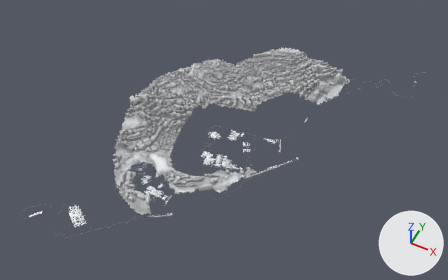
The glTF model public/environments/mc-1929/city.glb: old version first, new version second.
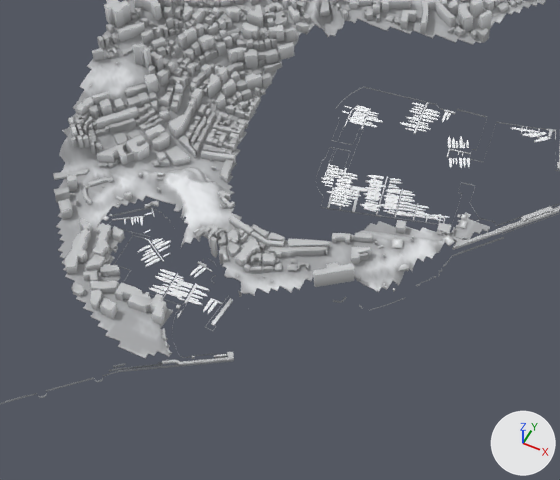
The first picture shows the older version from a camera (50 mm lens) standing at (1410.0, -3217.0, 3875.0) and looking at (-125.0, -146.0, 36.0). The close-ups show the older and then the newer version on the part from 21% to 62% of the width and 35% to 91% of the height of that picture. Only the edits that show in the close-ups are written down. The lights are fixed; the arrows at lower right show +X, +Y and +Z. Where no turn or scale is listed for an object, it has been applied to the vertices. Vertices at exactly the same position are counted once.

The first close-up shows 'building', 'pier', 'prop', 'propDark', 'shore', 'terrain'.
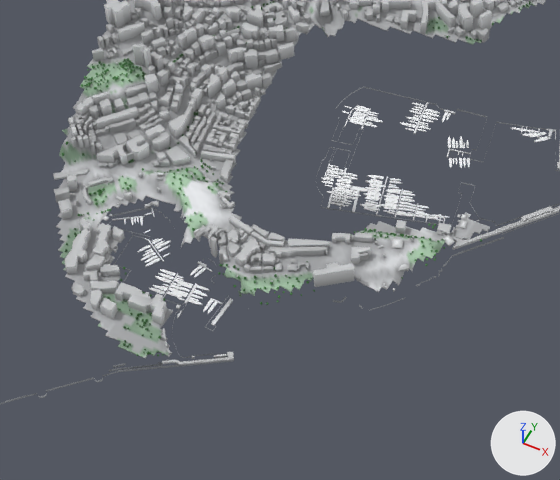
The change, as a list of edits to the scene's bpy script:
```text
Change mat_prop:
    where n0 = _N.new('ShaderNodeBsdfPrincipled'); n0.name = 'Principled BSDF'
    remove n0.inputs[0].default_value = (0.905, 0.922, 0.939, 1.0)  # 'Base Color', white #f4f6f8
    add n2 = _N.new('ShaderNodeMix'); n2.name = 'Mix'
    add n2.data_type = 'RGBA'
    add n2.blend_type = 'MULTIPLY'
    add n2.inputs[0].default_value = 1.0  # 'Factor'
    add n2.inputs[7].default_value = (0.905, 0.922, 0.939, 1.0)  # 'B', white #f4f6f8
    add n3 = _N.new('ShaderNodeVertexColor'); n3.name = 'Color Attribute'
    add _L.new(n2.outputs[2], n0.inputs[0])  # 'Result' to 'Base Color'
    add _L.new(n3.outputs[0], n2.inputs[6])  # 'Color' to 'A'
Add mat_foliage:
    mat_foliage = bpy.data.materials.new('foliage')
    # nodes: BsdfPrincipled, Mix, OutputMaterial, VertexColor
    # colours: green #4e8c4a, mixed with the vertex colours
Change me_terrain:
    where me_terrain.from_pydata(...)  # 21425 vertices, 41482 faces; spans x -768.0..768.0, y -1080.0..1080.0, z -96.0..96.0
    used by ob_terrain; location = (-200.0, 7.0, 93.0)
    me_terrain part 1: 1646 faces centred in x -752.0..749.0, y -1080.0..1021.0, z -94.0..80.0 are repainted in the vertex colours; the middle colour goes from grey #b4b4b4 to grey #89a289
    me_terrain part 2: 797 faces centred in x -736.0..733.0, y -1077.0..1029.0, z -89.0..94.0 are repainted in the vertex colours; the middle colour goes from light grey #dcdcdc to light grey #a8c6a8
    me_terrain part 3: 1070 faces centred in x -752.0..736.0, y -1080.0..1027.0, z -92.0..94.0 are repainted in the vertex colours; the middle colour goes from light grey #c8c8c8 to grey #99b498
    me_terrain part 4: 650 faces centred in x -731.0..733.0, y -797.0..1011.0, z -89.0..91.0 are repainted in the vertex colours; the middle colour goes from white #ededed to pale green #b6d6b6
Change me_prop:
    where me_prop.from_pydata(...)  # 5490 vertices, 5490 faces; spans x -645.0..645.0, y -918.0..918.0, z -3.0..3.0
    used by ob_prop; location = (-247.0, -477.0, 4.0)
    me_prop part 5: vertex colours changed
Add me_foliage:
    me_foliage.from_pydata(...)  # 8190 vertices, 14040 faces; spans x -762.0..762.0, y -1064.0..1064.0, z -95.0..95.0
    me_foliage.materials.append(mat_foliage)
Add ob_foliage:
    ob_foliage = bpy.data.objects.new('foliage', me_foliage)
    ob_foliage.location = (-180.0, -14.0, 97.0)
```

What differs and where, as boxes (x1, y1, x2, y2) in the close-ups (560 x 480 px):
'foliage', added
    after: (62, 1, 531, 356)
part 1 of me_terrain, recoloured
    both: (58, 1, 536, 357)
part 2 of me_terrain, recoloured
    both: (66, 5, 520, 358)
part 3 of me_terrain, recoloured
    both: (59, 8, 520, 358)
part 4 of me_terrain, recoloured
    both: (86, 19, 501, 293)
